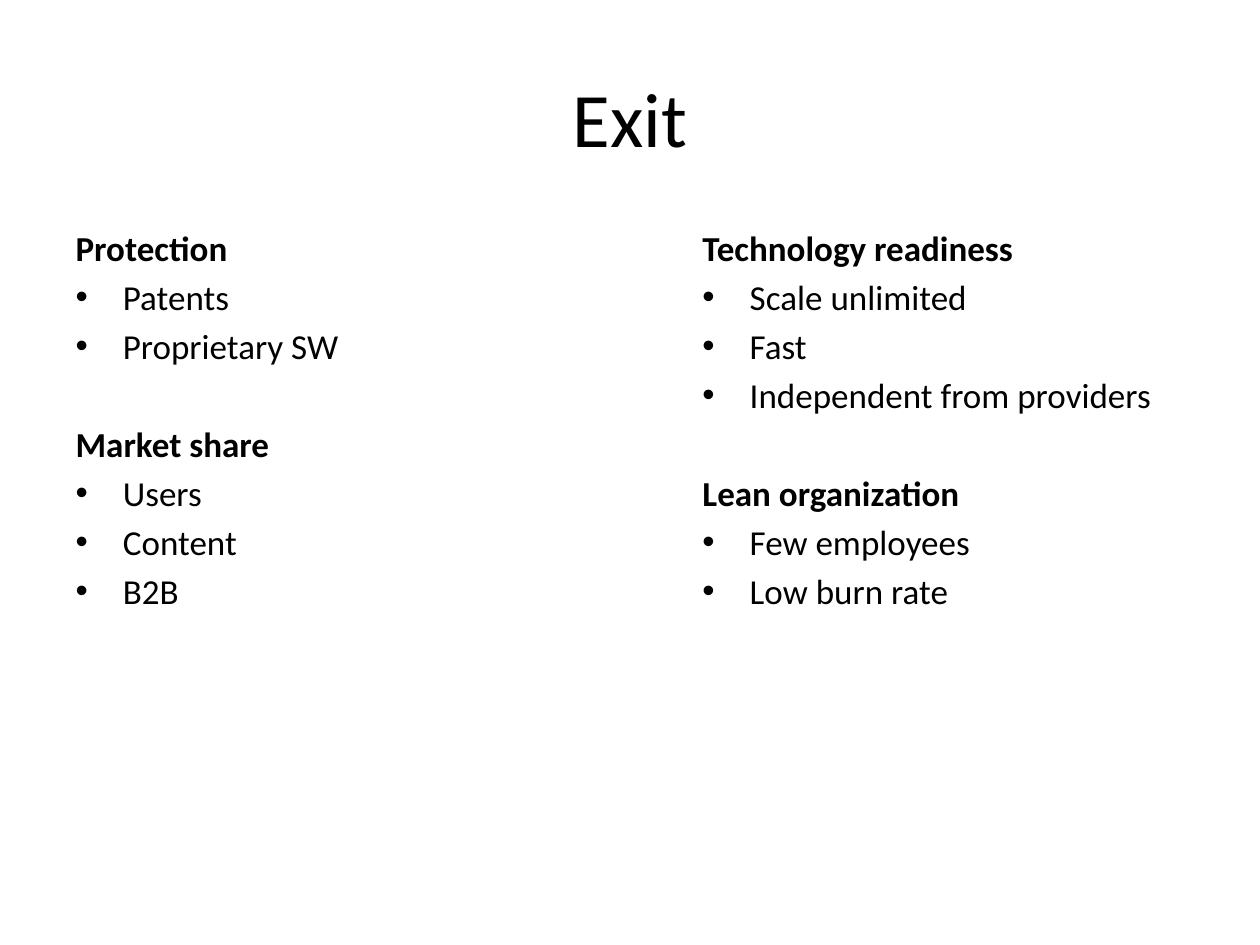
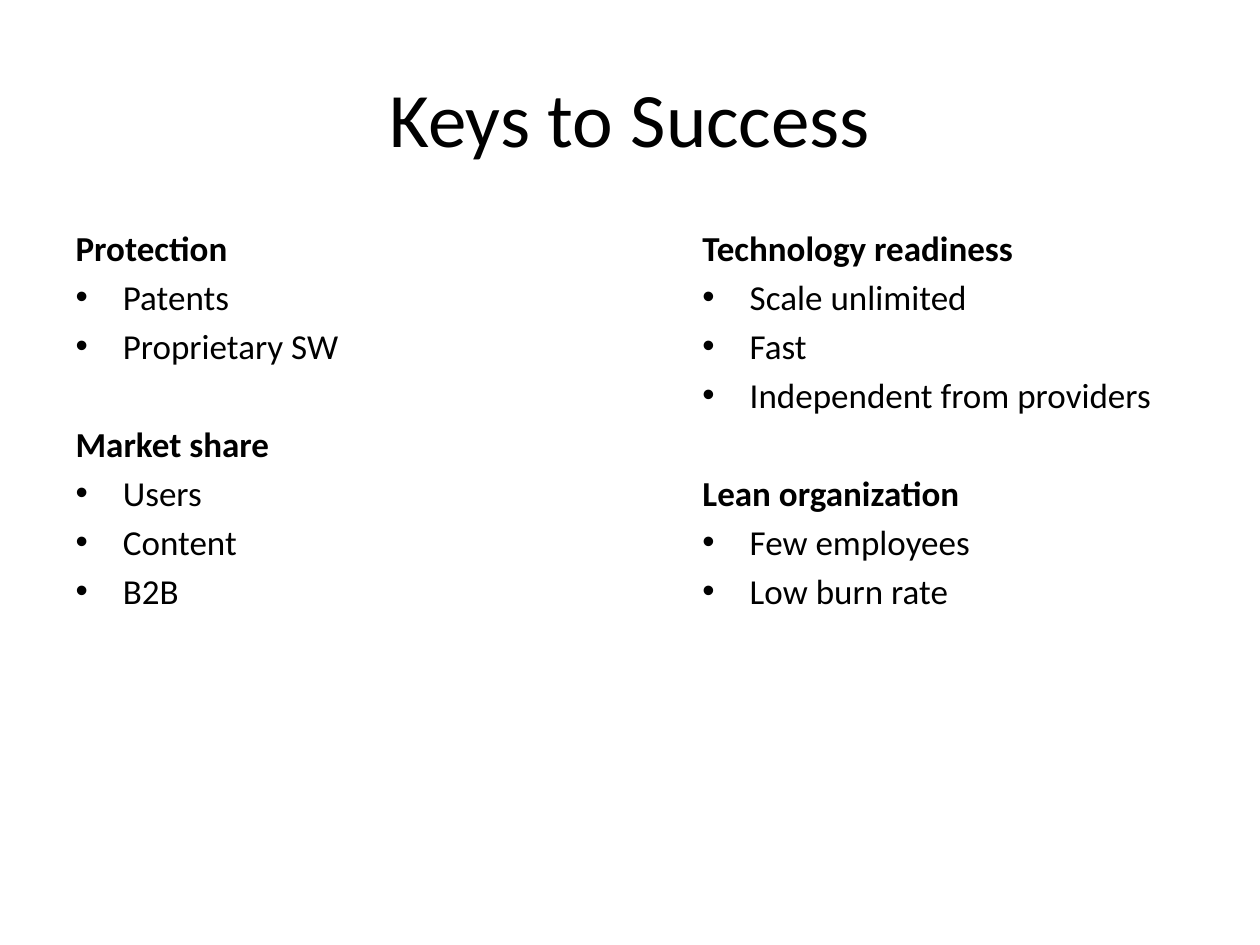
Before and after one commit to maxgronlund/digiramp, a slide deck: slide 9 of documents/strategy/consumer player/DigiRAMP-DEC-2015.pptx (slide 8 before the commit). Drawn at 1260x945 pixels with LibreOffice and Linux fonts; fonts in the diff are those of the drawing. Boxes give left, top, right and bottom in pixels: in the first picture for what was removed or moved away, otherwise in the second. Text is boxed around its words. In the diff, an @@ line names an element or a change of style, - is before the commit and + after.

```diff
--- a/documents/strategy/consumer player/DigiRAMP-DEC-2015.pptx
+++ b/documents/strategy/consumer player/DigiRAMP-DEC-2015.pptx
@@ title at (389, 97, 870, 160): text changed @@
-Exit
+Keys to Success
```
Also in this commit, not shown: 3 other slides changed, 3 slides added, 23 other files.
